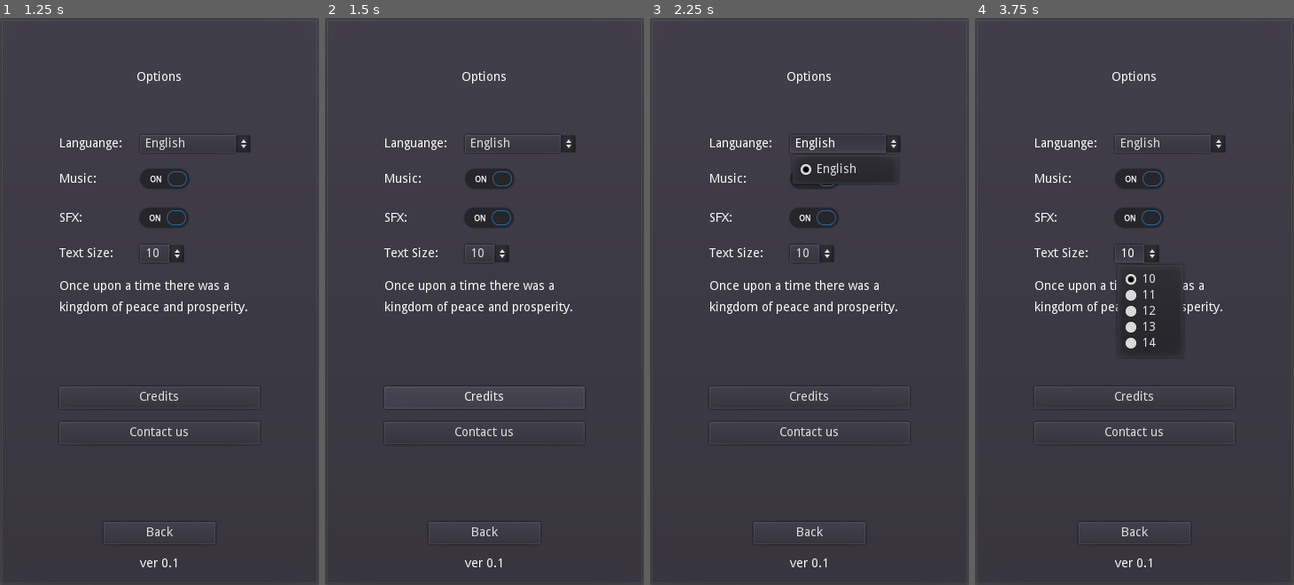
Above: before the commit, frames 1-4 (left to right).
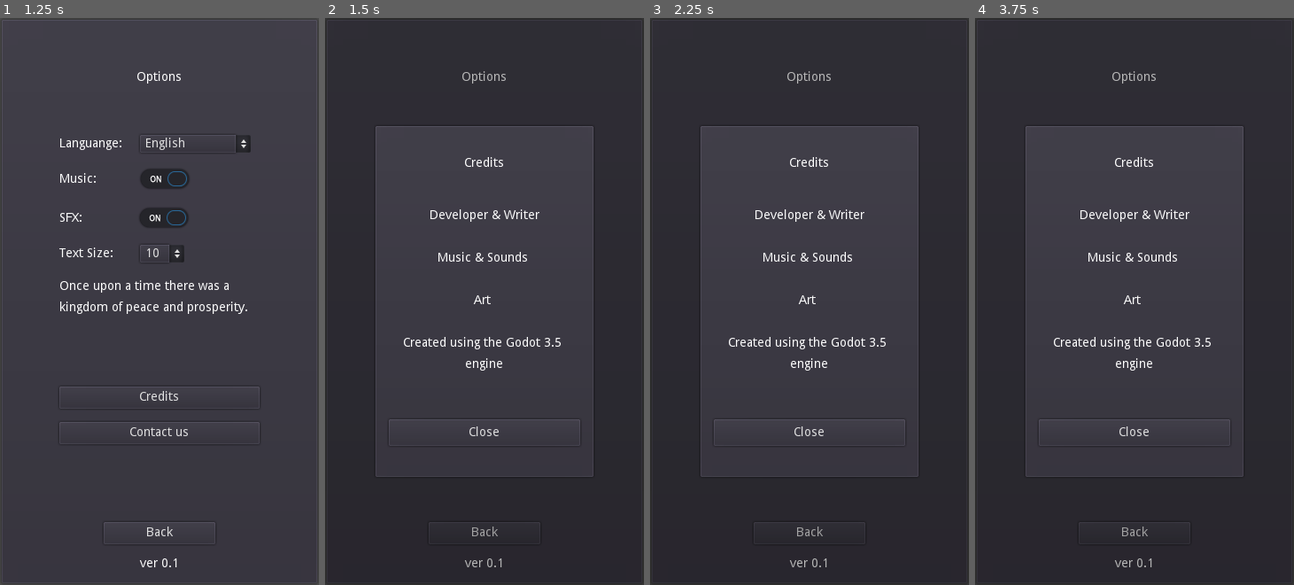
Above: after the commit, the same moments.

Repository: philipuriarte/A-Churchyard-of-Orphans
Game: Godot game, scene res://scenes/main.tscn
Two runs of this game, one before a commit and one after it. Both use one fixed random seed, a clock stepped at 60 frames per second and the inputs below.
Inputs (mouse positions are in pixels of both pictures, inside the frame that each line leads up to):
- Up to frame 1 (1.25 s): click "Options" at 0.5 s
- Up to frame 2 (1.5 s): click "Credits" at 1.25 s
- Up to frame 3 (2.25 s): click "English" at 2 s
- Up to frame 4 (3.75 s): click (1140, 216) at 2.75 s; click "10" at 3.5 s

Frame 1 is identical in both runs. In frame 2, 5.2% of the frame differs, in the area x 0-100%, y 0-97%; in frame 3, 5.3%; in frame 4, 5.2%.

Commit message:
Set up credits popup in options_screen

Diff:
--- a/logic/options_screen.gd
+++ b/logic/options_screen.gd
@@ -1,10 +1,30 @@
 extends PanelContainer
 
+onready var popup_credits: Popup = $"%PopupCredits"
+
+
+# Should set options to saved options
 func _ready() -> void:
 	pass
 
 
-# Changes scene to title_screen
+# Open PopupCredits
+func _on_CreditsButton_pressed() -> void:
+	popup_credits.popup_centered()
+
+
+# Close PopupCredits
+func _on_CloseButton_pressed() -> void:
+	popup_credits.hide()
+
+
+# Close PopupCredits if press/click event occurs outside CreditsScreen
+func _on_PopupCredits_gui_input(event: InputEvent) -> void:
+	if event is InputEventMouseButton and event.button_index == BUTTON_LEFT:
+			popup_credits.hide()
+
+
+# Change scene to title_screen
 func _on_BackButton_pressed() -> void:
 # warning-ignore:return_value_discarded
 	get_tree().change_scene("res://scenes/title_screen.tscn")
--- a/scenes/options_screen.tscn
+++ b/scenes/options_screen.tscn
@@ -1,11 +1,100 @@
-[gd_scene load_steps=2 format=2]
+[gd_scene load_steps=3 format=2]
 
 [ext_resource path="res://logic/options_screen.gd" type="Script" id=1]
+
+[sub_resource type="StyleBoxFlat" id=1]
+bg_color = Color( 0, 0, 0, 0.27451 )
 
 [node name="OptionsScreen" type="PanelContainer"]
 margin_right = 360.0
 margin_bottom = 640.0
 script = ExtResource( 1 )
+
+[node name="PopupCredits" type="Popup" parent="."]
+unique_name_in_owner = true
+margin_left = 7.0
+margin_top = 7.0
+margin_right = 367.0
+margin_bottom = 647.0
+rect_min_size = Vector2( 360, 640 )
+mouse_filter = 1
+
+[node name="Overlay" type="PanelContainer" parent="PopupCredits"]
+anchor_right = 1.0
+anchor_bottom = 1.0
+mouse_filter = 2
+custom_styles/panel = SubResource( 1 )
+
+[node name="CreditsScreenContainer" type="CenterContainer" parent="PopupCredits"]
+anchor_right = 1.0
+anchor_bottom = 1.0
+mouse_filter = 2
+
+[node name="CreditsScreen" type="PanelContainer" parent="PopupCredits/CreditsScreenContainer"]
+margin_left = 55.0
+margin_top = 145.0
+margin_right = 305.0
+margin_bottom = 545.0
+rect_min_size = Vector2( 250, 400 )
+
+[node name="CreditsMargin" type="MarginContainer" parent="PopupCredits/CreditsScreenContainer/CreditsScreen"]
+margin_left = 7.0
+margin_top = 7.0
+margin_right = 193.0
+margin_bottom = 211.0
+custom_constants/margin_right = 10
+custom_constants/margin_top = 30
+custom_constants/margin_left = 10
+custom_constants/margin_bottom = 30
+
+[node name="CreditsContainer" type="VBoxContainer" parent="PopupCredits/CreditsScreenContainer/CreditsScreen/CreditsMargin"]
+margin_left = 10.0
+margin_top = 30.0
+margin_right = 176.0
+margin_bottom = 174.0
+custom_constants/separation = 10
+
+[node name="CreditsLabel" type="Label" parent="PopupCredits/CreditsScreenContainer/CreditsScreen/CreditsMargin/CreditsContainer"]
+margin_right = 166.0
+margin_bottom = 25.0
+rect_min_size = Vector2( 0, 25 )
+text = "Credits"
+align = 1
+
+[node name="CreditsText" type="RichTextLabel" parent="PopupCredits/CreditsScreenContainer/CreditsScreen/CreditsMargin/CreditsContainer"]
+margin_right = 40.0
+margin_bottom = 40.0
+size_flags_horizontal = 3
+size_flags_vertical = 3
+custom_constants/line_separation = 10
+bbcode_enabled = true
+bbcode_text = "[center]
+[b]Developer & Writer[/b]
+
+[b]Music & Sounds[/b]
+
+[b]Art[/b]
+
+Created using the Godot 3.5 engine
+[/center]"
+text = "
+Developer & Writer
+
+Music & Sounds
+
+Art
+
+Created using the Godot 3.5 engine
+"
+
+[node name="CloseButton" type="Button" parent="PopupCredits/CreditsScreenContainer/CreditsScreen/CreditsMargin/CreditsContainer"]
+margin_top = 35.0
+margin_right = 166.0
+margin_bottom = 65.0
+rect_min_size = Vector2( 0, 30 )
+focus_mode = 0
+enabled_focus_mode = 0
+text = "Close"
 
 [node name="MarginContainer" type="MarginContainer" parent="."]
 margin_left = 7.0
@@ -199,4 +288,7 @@
 text = "ver 0.1"
 align = 1
 
+[connection signal="gui_input" from="PopupCredits" to="." method="_on_PopupCredits_gui_input"]
+[connection signal="pressed" from="PopupCredits/CreditsScreenContainer/CreditsScreen/CreditsMargin/CreditsContainer/CloseButton" to="." method="_on_CloseButton_pressed"]
+[connection signal="pressed" from="MarginContainer/MainCointainer/OptionsMargin/OptionsContainer/ExtrasContainer/CreditsButton" to="." method="_on_CreditsButton_pressed"]
 [connection signal="pressed" from="MarginContainer/MainCointainer/ButtonMargin/BackButton" to="." method="_on_BackButton_pressed"]
